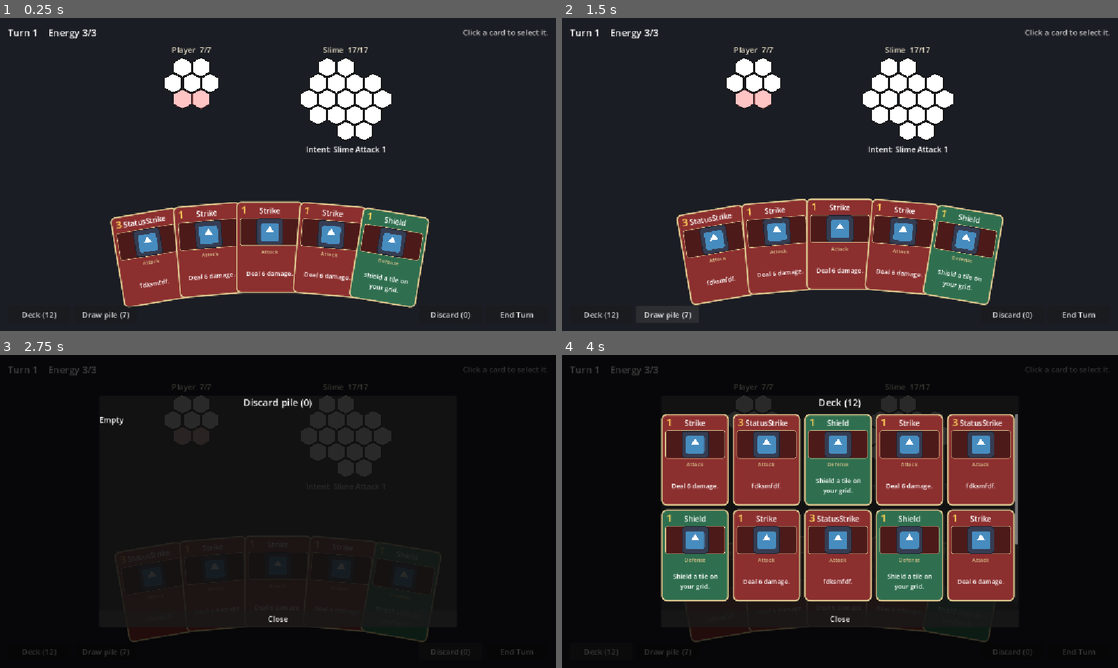
Above: before the commit, frames 1-4 (two rows, left to right).
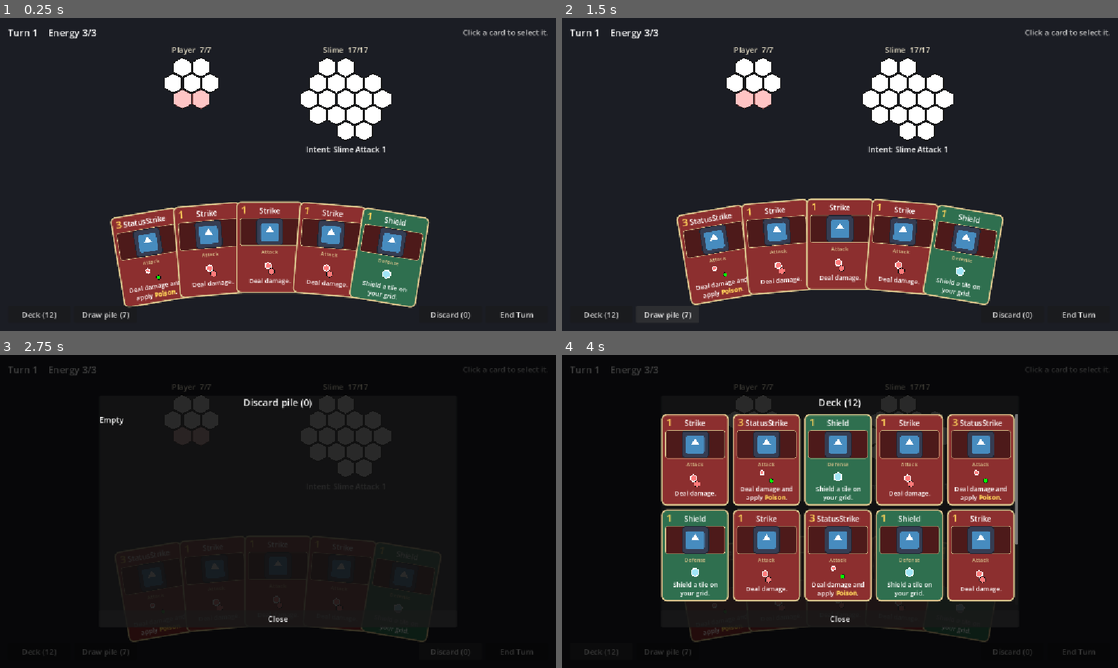
Above: after the commit, the same moments.

Repository: himaiayas/hex-sts
Game: Godot game, scene res://scenes/combat.tscn
Two runs of this game, one before a commit and one after it. Both use one fixed random seed, a clock stepped at 60 frames per second and the inputs below. This scene is started directly instead of the project's main scene. The engine's default icon, where the game draws it, is replaced by a stand-in: a white triangle on a blue panel in a dark square.
Inputs:
- Up to frame 1 (0.25 s): no input
- Up to frame 2 (1.5 s): click "Deck (12)" at 0.5 s; click "Draw pile (7)" at 1.25 s
- Up to frame 3 (2.75 s): click "Discard (0)" at 2 s
- Up to frame 4 (4 s): click "End Turn" at 2.75 s; click "Deck (12)" at 3.5 s

The runs differ from the first frame. In frame 1, 1.2% of the frame differs, in the area x 23-74%, y 78-91%; in frame 2, 1.2%; in frame 3, less than 0.1%; in frame 4, 2.4%, in the area x 19-80%, y 36-90%.

Commit message:
feat: render tile patterns and keywords in card descriptions

Diff:
--- a/scenes/Card.tscn
+++ b/scenes/Card.tscn
@@ -103,14 +103,10 @@
 text = "Attack"
 horizontal_alignment = 1
 
-[node name="DescriptionLabel" type="Label" parent="Panel/VBox" unique_id=1879360191]
+[node name="Description" type="VBoxContainer" parent="Panel/VBox" unique_id=1879360191]
 unique_name_in_owner = true
-custom_minimum_size = Vector2(1, 0)
 layout_mode = 2
 size_flags_vertical = 3
-theme_override_colors/font_color = Color(1, 1, 1, 1)
-theme_override_font_sizes/font_size = 13
-text = "Deal 6 damage."
-horizontal_alignment = 1
-vertical_alignment = 1
-autowrap_mode = 3
+mouse_filter = 2
+theme_override_constants/separation = 2
+alignment = 1
--- a/scripts/cards/card_data/shield.gd
+++ b/scripts/cards/card_data/shield.gd
@@ -7,7 +7,7 @@
 	cost = 1
 	type = CardType.DEFENSE
 	target = BaseAction.TargetType.PLAYER
-	description = "Shield a tile on your grid."
+	description = "{render}\nShield a tile on your grid."
 	tiles = [
 		ShieldTile.new(Vector2i(0,0)),
 	]
--- a/scripts/cards/card_data/status_strike.gd
+++ b/scripts/cards/card_data/status_strike.gd
@@ -6,7 +6,7 @@
 	card_name = "StatusStrike"
 	cost = 3
 	type = CardType.ATTACK
-	description = "fdksmfdf."
+	description = "{render}\nDeal damage and apply {keyword:Poison}."
 	tiles = [
 		DamageTile.new(Vector2i(0,0)),
 		ApplyEffectTile.new(Vector2i(1,2), PoisonTileEffect.new())
--- a/scripts/cards/card_data/strike.gd
+++ b/scripts/cards/card_data/strike.gd
@@ -6,7 +6,7 @@
 	card_name = "Strike"
 	cost = 1
 	type = CardType.ATTACK
-	description = "Deal 6 damage."
+	description = "{render}\nDeal damage."
 	tiles = [
 		DamageTile.new(Vector2i(0,0)),
 		DamageTile.new(Vector2i(0,1))
--- /dev/null
+++ b/scripts/cards/keywords.gd
@@ -0,0 +1,33 @@
+class_name Keywords
+extends RefCounted
+
+## Keyword -> description, read from every non-abstract BaseEffect subclass,
+## so a new effect's keyword works without registering it anywhere.
+
+static var _descriptions: Dictionary[String, String] = {}
+
+
+static func describe(keyword: String) -> String:
+	if _descriptions.is_empty():
+		_load()
+	if not _descriptions.has(keyword):
+		push_warning("Unknown keyword: %s" % keyword)
+		_descriptions[keyword] = ""  # only warn once
+	return _descriptions[keyword]
+
+
+static func _load() -> void:
+	for info in ProjectSettings.get_global_class_list():
+		var script: Script = load(info.path)
+		if script.is_abstract() or not _is_effect(script):
+			continue
+		var effect: BaseEffect = script.new()
+		_descriptions[effect.name] = effect.description
+
+
+static func _is_effect(script: Script) -> bool:
+	while script:
+		if script == BaseEffect:
+			return true
+		script = script.get_base_script()
+	return false
--- /dev/null
+++ b/scripts/cards/pattern_view.gd
@@ -0,0 +1,41 @@
+class_name PatternView
+extends Control
+
+## Draws a card's tile pattern as small hexes, shrunk to fit the box.
+## The (0,0) hex, where the cursor goes when you play the card, is outlined.
+
+const BOX_SIZE := Vector2(124, 28)
+const MAX_HEX_SIZE := 10.0
+const COLOR_EDGE := Color("#151515")
+const COLOR_ORIGIN := Color("#ffffff")
+
+var tiles: Array[BaseActionTile] = []
+
+
+func _init(_tiles: Array[BaseActionTile]) -> void:
+	tiles = _tiles
+	custom_minimum_size = BOX_SIZE
+	mouse_filter = Control.MOUSE_FILTER_IGNORE
+
+
+func _draw() -> void:
+	# Measure the pattern with hex size 1, then scale it to fit.
+	var min_p := Vector2.ZERO
+	var max_p := Vector2.ZERO
+	for t in tiles:
+		var p := HealthGridView.axial_to_pixel(t.coords, 1.0)
+		min_p = min_p.min(p)
+		max_p = max_p.max(p)
+	var extent := max_p - min_p + Vector2(HealthGridView.SQRT3, 2.0)  # a size-1 hex is sqrt3 wide, 2 tall
+	var hex_size := minf(MAX_HEX_SIZE, minf(size.x / extent.x, size.y / extent.y))
+	var offset := size / 2 - (min_p + max_p) / 2 * hex_size
+
+	for t in tiles:
+		var points := HealthGridView.hex_corners(offset + HealthGridView.axial_to_pixel(t.coords, hex_size), hex_size - 1.0)
+		draw_colored_polygon(points, t.get_color())
+		points.append(points[0])
+		draw_polyline(points, COLOR_EDGE, 1.0)
+
+	var origin := HealthGridView.hex_corners(offset, hex_size - 1.0)
+	origin.append(origin[0])
+	draw_polyline(origin, COLOR_ORIGIN, 2.0)
--- a/scripts/cards/render_card.gd
+++ b/scripts/cards/render_card.gd
@@ -7,6 +7,11 @@
 	BaseCard.CardType.SKILL: Color("2f5f8c"),
 	BaseCard.CardType.POWER: Color("6a3a8c"),
 }
+const COLOR_KEYWORD := Color(1, 0.831373, 0.352941)
+const FONT_SIZE := 13
+
+## {keyword:Poison} in a description.
+static var _keyword_regex := RegEx.create_from_string("\\{keyword:([^}]+)\\}")
 
 var card_data: BaseCard = Strike.new()
 
@@ -22,7 +27,7 @@
 	card.get_node("%CostLabel").text = str(data.cost)
 	card.get_node("%NameLabel").text = data.card_name
 	card.get_node("%TypeLabel").text = BaseCard.CardType.keys()[data.type].capitalize()
-	card.get_node("%DescriptionLabel").text = data.get_description()
+	_fill_description(card.get_node("%Description"), data)
 	if data.image:
 		card.get_node("%CardImage").texture = data.image
 
@@ -32,3 +37,32 @@
 	style.bg_color = TYPE_COLORS.get(data.type, Color.DIM_GRAY)
 	panel.add_theme_stylebox_override("panel", style)
 	return card
+
+
+## Keywords used in a description, in order, without repeats.
+static func keywords_in(description: String) -> PackedStringArray:
+	var found := PackedStringArray()
+	for m in _keyword_regex.search_all(description):
+		if m.get_string(1) not in found:
+			found.append(m.get_string(1))
+	return found
+
+
+## One row per line: a line that is just {render} draws the card's tiles, anything else is text.
+static func _fill_description(box: VBoxContainer, data: BaseCard) -> void:
+	var keyword_bbcode := "[b][color=#%s]$1[/color][/b]" % COLOR_KEYWORD.to_html(false)
+	for line in data.get_description().split("\n"):
+		if line.strip_edges() == "{render}":
+			box.add_child(PatternView.new(data.tiles))
+			continue
+		var label := RichTextLabel.new()
+		label.bbcode_enabled = true
+		label.fit_content = true
+		label.scroll_active = false
+		label.autowrap_mode = TextServer.AUTOWRAP_WORD_SMART
+		label.horizontal_alignment = HORIZONTAL_ALIGNMENT_CENTER
+		label.mouse_filter = Control.MOUSE_FILTER_IGNORE
+		label.add_theme_font_size_override("normal_font_size", FONT_SIZE)
+		label.add_theme_font_size_override("bold_font_size", FONT_SIZE)
+		label.text = _keyword_regex.sub(line, keyword_bbcode, true)
+		box.add_child(label)
--- a/scripts/combat/ui/hand_view.gd
+++ b/scripts/combat/ui/hand_view.gd
@@ -4,6 +4,7 @@
 ## Lays the hand out as a fan on an arc, like Slay the Spire.
 ## Hovering a card straightens and enlarges it and pushes its neighbours aside.
 ## The selected card gets a blue border and bobs up and down.
+## Keyword panels show beside the hovered (or else selected) card after a short delay.
 
 signal card_clicked(card: BaseCard)
 
@@ -18,15 +19,29 @@
 const BOB_HEIGHT := 4.0
 const BOB_PERIOD := 1.2  # seconds per bob
 const SPEED := 14.0  # how fast cards ease toward their target
+const KEYWORD_DELAY := 0.5  # seconds before keyword panels show
+const KEYWORD_WIDTH := 180.0
+const KEYWORD_GAP := 8.0
 
 const COLOR_BORDER := Color(0.85098, 0.764706, 0.54902)
 const COLOR_SELECTED := Color("#4fa8ff")
 const COLOR_UNPLAYABLE := Color(0.55, 0.55, 0.55)
+const COLOR_KEYWORD_BG := Color(0.08, 0.08, 0.1, 0.92)
 
 var _cards: Array[BaseCard] = []
 var _holders: Dictionary[BaseCard, Node2D] = {}  # pivot at the card's bottom centre
 var _selected: BaseCard = null
 var _hovered := -1
+
+var _keyword_box := VBoxContainer.new()
+var _keyword_card: BaseCard = null  # card the panels are counting down for or showing
+var _keyword_timer := 0.0
+
+
+func _ready() -> void:
+	_keyword_box.mouse_filter = Control.MOUSE_FILTER_IGNORE
+	_keyword_box.hide()
+	add_child(_keyword_box)
 
 
 ## Keeps existing card nodes so they animate to their new spot instead of being rebuilt.
@@ -71,6 +86,8 @@
 		holder.rotation = lerp_angle(holder.rotation, target.get_rotation(), weight)
 		holder.scale = holder.scale.lerp(target.get_scale(), weight)
 
+	_update_keywords(delta)
+
 
 ## Uses _input because an enlarged card sticks out above this control.
 func _input(event: InputEvent) -> void:
@@ -143,6 +160,7 @@
 		move_child(_holders[_selected], -1)
 	if _hovered != -1:
 		move_child(_holders[_cards[_hovered]], -1)
+	move_child(_keyword_box, -1)
 
 
 func _set_border(card: BaseCard, selected: bool) -> void:
@@ -150,3 +168,59 @@
 	var style: StyleBoxFlat = panel.get_theme_stylebox("panel")
 	style.border_color = COLOR_SELECTED if selected else COLOR_BORDER
 	style.set_border_width_all(5 if selected else 3)
+
+
+func _update_keywords(delta: float) -> void:
+	var card: BaseCard = _cards[_hovered] if _hovered != -1 else _selected
+	if card != _keyword_card:
+		_keyword_card = card
+		_keyword_timer = KEYWORD_DELAY
+		_keyword_box.hide()
+	elif card:
+		_keyword_timer -= delta
+		if _keyword_timer <= 0.0 and _keyword_timer > -INF:
+			_keyword_timer = -INF  # build the panels once per card
+			_show_keywords(card)
+
+	if _keyword_box.visible:
+		# Follow the card as it animates; flip to the left side near the right edge.
+		var holder := _holders[_keyword_card]
+		var half_width := CARD_SIZE.x * holder.scale.x / 2
+		var x := holder.position.x + half_width + KEYWORD_GAP
+		if x + KEYWORD_WIDTH > size.x:
+			x = holder.position.x - half_width - KEYWORD_GAP - KEYWORD_WIDTH
+		_keyword_box.position = Vector2(x, holder.position.y - CARD_SIZE.y * holder.scale.y)
+
+
+func _show_keywords(card: BaseCard) -> void:
+	for child in _keyword_box.get_children():
+		_keyword_box.remove_child(child)
+		child.queue_free()
+	for keyword in RenderCard.keywords_in(card.get_description()):
+		var text := Keywords.describe(keyword)
+		if text.is_empty():
+			continue
+		var style := StyleBoxFlat.new()
+		style.bg_color = COLOR_KEYWORD_BG
+		style.border_color = COLOR_BORDER
+		style.set_border_width_all(1)
+		style.set_corner_radius_all(6)
+		style.set_content_margin_all(8)
+		var panel := PanelContainer.new()
+		panel.add_theme_stylebox_override("panel", style)
+		panel.mouse_filter = Control.MOUSE_FILTER_IGNORE
+		var rows := VBoxContainer.new()
+		var title := Label.new()
+		title.text = keyword
+		title.add_theme_color_override("font_color", RenderCard.COLOR_KEYWORD)
+		var body := Label.new()
+		body.text = text
+		body.autowrap_mode = TextServer.AUTOWRAP_WORD_SMART
+		body.custom_minimum_size.x = KEYWORD_WIDTH - 16
+		body.add_theme_font_size_override("font_size", 13)
+		rows.add_child(title)
+		rows.add_child(body)
+		panel.add_child(rows)
+		_keyword_box.add_child(panel)
+	_keyword_box.reset_size()
+	_keyword_box.visible = _keyword_box.get_child_count() > 0
--- a/scripts/combat/ui/health_grid_view.gd
+++ b/scripts/combat/ui/health_grid_view.gd
@@ -44,7 +44,7 @@
 	var min_p := Vector2(INF, INF)
 	var max_p := Vector2(-INF, -INF)
 	for cell in unit.health.keys():
-		var p := _axial_to_pixel(cell)
+		var p := axial_to_pixel(cell)
 		min_p = min_p.min(p)
 		max_p = max_p.max(p)
 	if min_p.x == INF:
@@ -90,7 +90,7 @@
 			color = COLOR_DAMAGED
 		# if action_tile_dict.has(cell):
 		# 	color = color.lerp(COLOR_PREVIEW, 0.65)
-		var corners := _corners(_origin + _axial_to_pixel(coord))
+		var corners := hex_corners(_origin + axial_to_pixel(coord), HEX_SIZE - 1.5)
 		draw_colored_polygon(corners, color)
 		corners.append(corners[0])
 		draw_polyline(corners, COLOR_EDGE, 2.0)
@@ -101,12 +101,12 @@
 		for t: BaseActionTile in intent.tiles:
 			var cell: Vector2i = intent.cell + t.coords
 			if unit.health.has(cell):
-				draw_colored_polygon(_corners(_origin + _axial_to_pixel(cell)), Color(t.get_color(), pulse))
+				draw_colored_polygon(hex_corners(_origin + axial_to_pixel(cell), HEX_SIZE - 1.5), Color(t.get_color(), pulse))
 
 	for t in action_tiles:
 		var cell := _hover + t.coords
 		if unit.health.has(cell):
-			var corners := _corners(_origin + _axial_to_pixel(cell))
+			var corners := hex_corners(_origin + axial_to_pixel(cell), HEX_SIZE - 1.5)
 			draw_colored_polygon(corners, Color(t.get_color(),0.65))
 
 	var font := ThemeDB.fallback_font
@@ -129,8 +129,8 @@
 			cell_clicked.emit(unit, cell)
 
 
-func _axial_to_pixel(c: Vector2i) -> Vector2:
-	return Vector2(HEX_SIZE * SQRT3 * (c.x + c.y / 2.0), HEX_SIZE * 1.5 * c.y)
+static func axial_to_pixel(c: Vector2i, hex_size := HEX_SIZE) -> Vector2:
+	return Vector2(hex_size * SQRT3 * (c.x + c.y / 2.0), hex_size * 1.5 * c.y)
 
 
 func _pixel_to_axial(p: Vector2) -> Vector2i:
@@ -150,9 +150,9 @@
 	return Vector2i(int(q), int(r))
 
 
-func _corners(center: Vector2) -> PackedVector2Array:
+static func hex_corners(center: Vector2, radius: float) -> PackedVector2Array:
 	var points := PackedVector2Array()
 	for k in 6:
 		var angle := deg_to_rad(60.0 * k - 30.0)
-		points.append(center + Vector2(cos(angle), sin(angle)) * (HEX_SIZE - 1.5))
+		points.append(center + Vector2(cos(angle), sin(angle)) * radius)
 	return points
Not shown, added: scripts/cards/keywords.gd.uid
Not shown, added: scripts/cards/pattern_view.gd.uid
Not shown, changed: TASK.md
